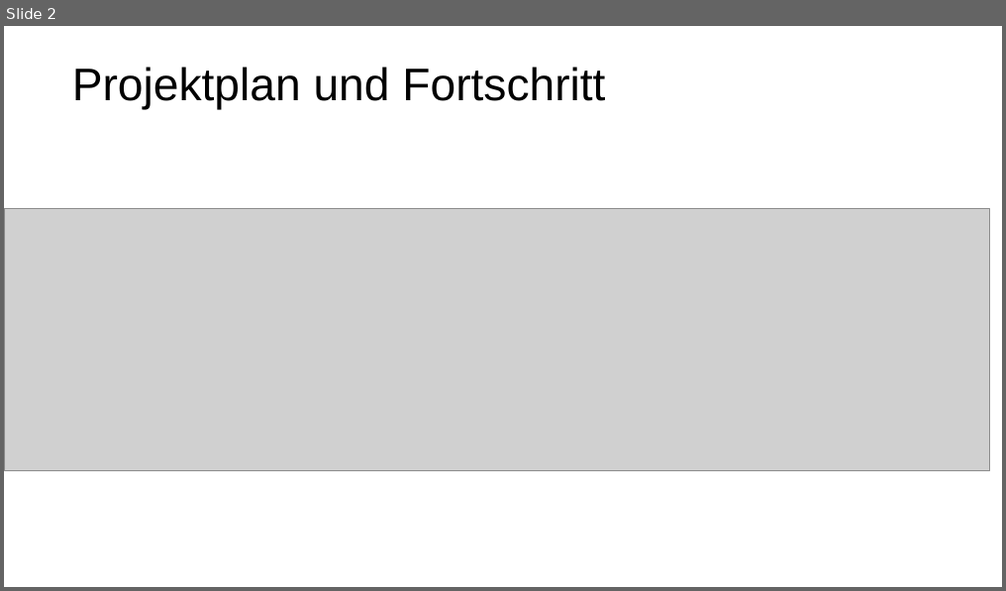
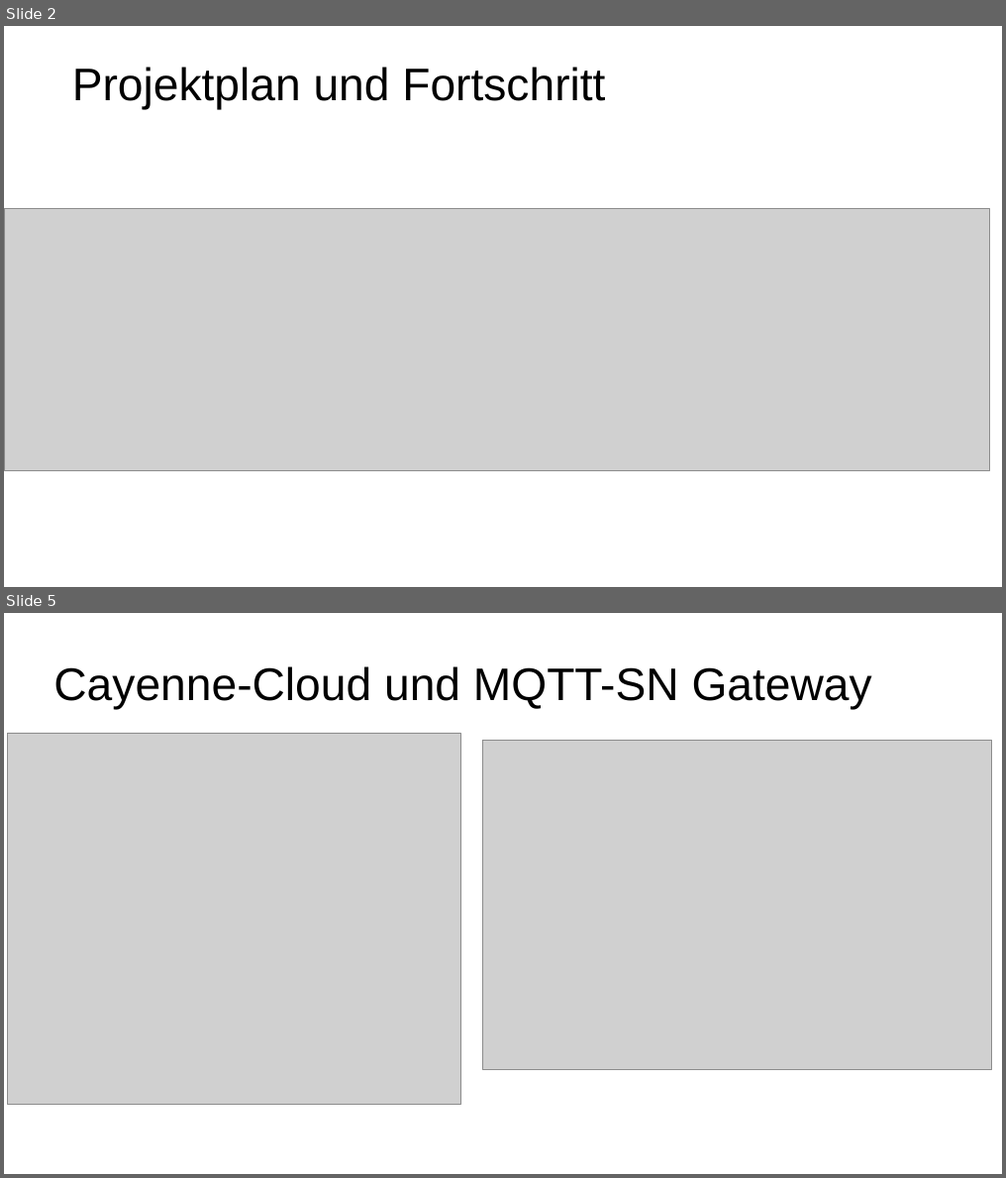
Before and after one commit to smartuni/SmartHumanDetection, a slide deck: Doku/Smart Human Detection Zwischenstand.pptx. Shown one above the other, each under a label of ours: slide 2 before the commit, slides 2 and 5 after it; the slides between them are not shown. The pictures are 1006x591 and 1006x1178 pixels, drawn with LibreOffice and Linux fonts; fonts in the diff are those of the drawing; grey boxes stand for pictures. Boxes give left, top, right and bottom in pixels: in the first picture for what was removed or moved away, otherwise in the second. Text is boxed around its words. In the diff, an @@ line names an element or a change of style, - is before the commit and + after.

```diff
--- a/Doku/Smart Human Detection Zwischenstand.pptx
+++ b/Doku/Smart Human Detection Zwischenstand.pptx
@@ slide 5 added at <box>4,613,1002,1174</box>, background #FFFFFF @@
@@ text added at <box>54,666,872,710</box>, 44 pt, text #000000 @@
+Cayenne-Cloud und MQTT-SN Gateway
@@ picture added at <box>8,733,460,1105</box> @@
@@ picture added at <box>482,741,992,1069</box> @@
```
Also in this commit, not shown: 2 other slides added.
